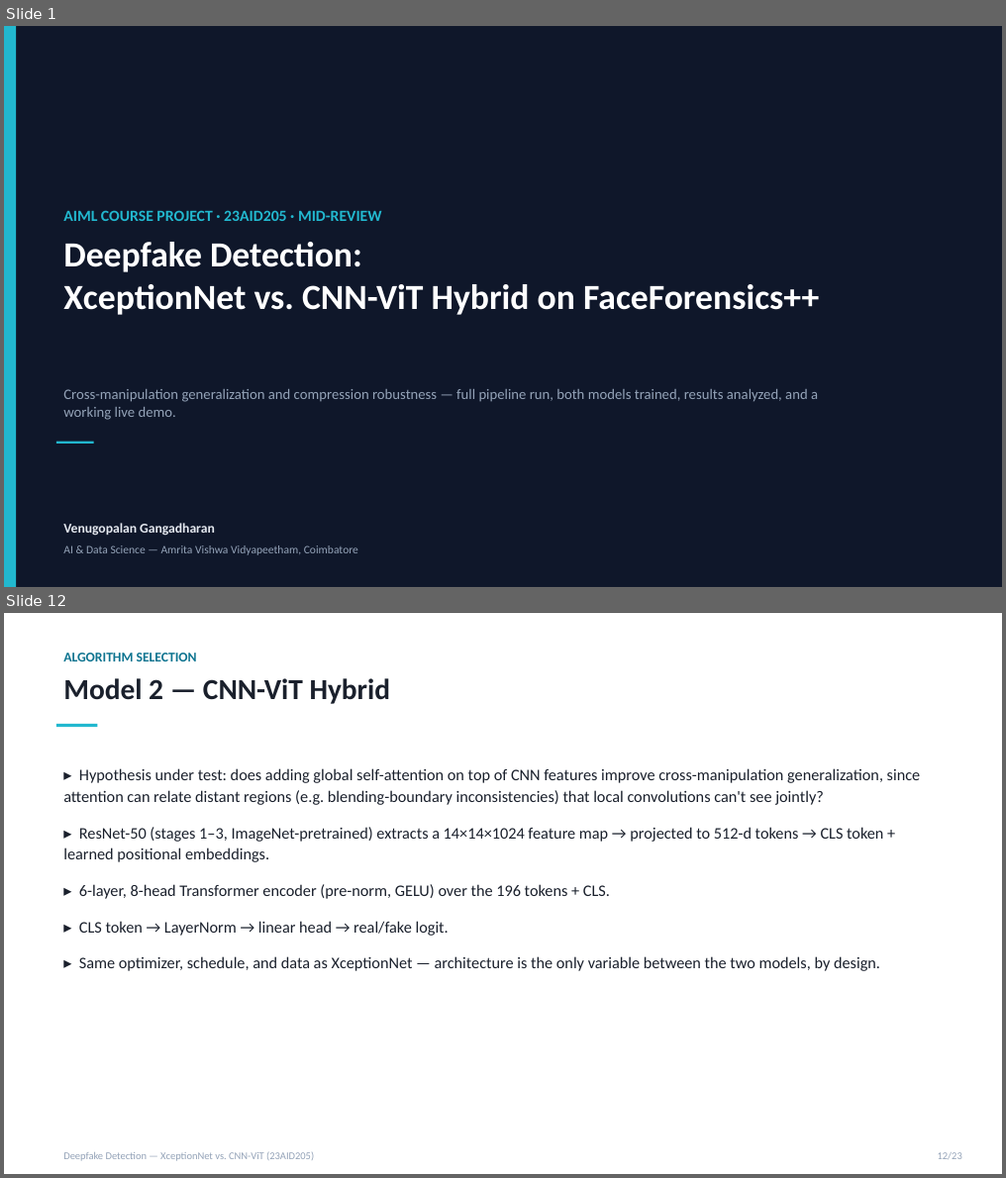
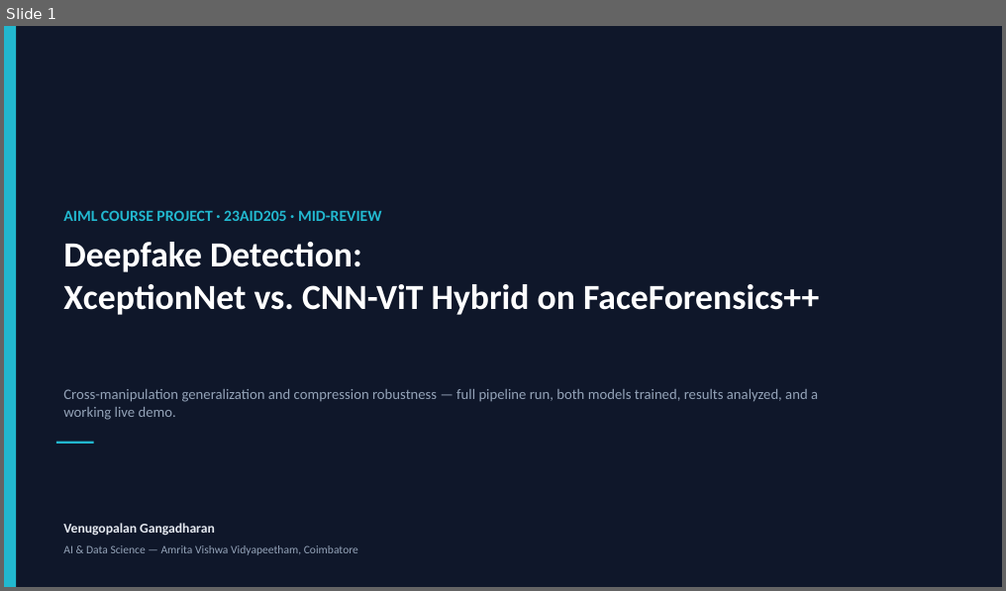
Before and after one commit to DUNE-ODYSSEY/deepfake-detection, a slide deck: docs/mid_review_update.pptx. Shown one above the other, each under a label of ours: slides 1 and 12 before the commit, slide 1 after it; the slides between them are not shown. The pictures are 1006x1178 and 1006x591 pixels, drawn with LibreOffice and Linux fonts; fonts in the diff are those of the drawing. Boxes give left, top, right and bottom in pixels: in the first picture for what was removed or moved away, otherwise in the second. Text is boxed around its words. In the diff, an @@ line names an element or a change of style, - is before the commit and + after.

```diff
--- a/docs/mid_review_update.pptx
+++ b/docs/mid_review_update.pptx
@@ slide 12 removed at <box>4,613,1002,1174</box>, background #FFFFFF @@
@@ text removed at <box>63,653,197,662</box> @@
-ALGORITHM SELECTION
@@ text removed at <box>63,678,391,704</box> @@
-Model 2 — CNN-ViT Hybrid
@@ rectangle removed at <box>56,724,98,727</box> @@
@@ text removed at <box>63,768,921,971</box> @@
-▸ Hypothesis under test: does adding global self-attention on top of CNN features improve cross-manipulation generalization, since attention can relate distant regions (e.g. blending-boundary inconsistencies) that local convolutions can't see jointly?
-▸ ResNet-50 (stages 1–3, ImageNet-pretrained) extracts a 14×14×1024 feature map → projected to 512-d tokens → CLS token + learned positional embeddings.
-▸ 6-layer, 8-head Transformer encoder (pre-norm, GELU) over the 196 tokens + CLS.
-▸ CLS token → LayerNorm → linear head → real/fake logit.
-▸ Same optimizer, schedule, and data as XceptionNet — architecture is the only variable between the two models, by design.
@@ text removed at <box>63,1153,314,1161</box> @@
-Deepfake Detection — XceptionNet vs. CNN-ViT (23AID205)
@@ text removed at <box>938,1153,962,1159</box> @@
-12/23
```
Also in this commit, not shown: 9 slides changed, 1 slide added, 12 other slides removed, 1 other file.
